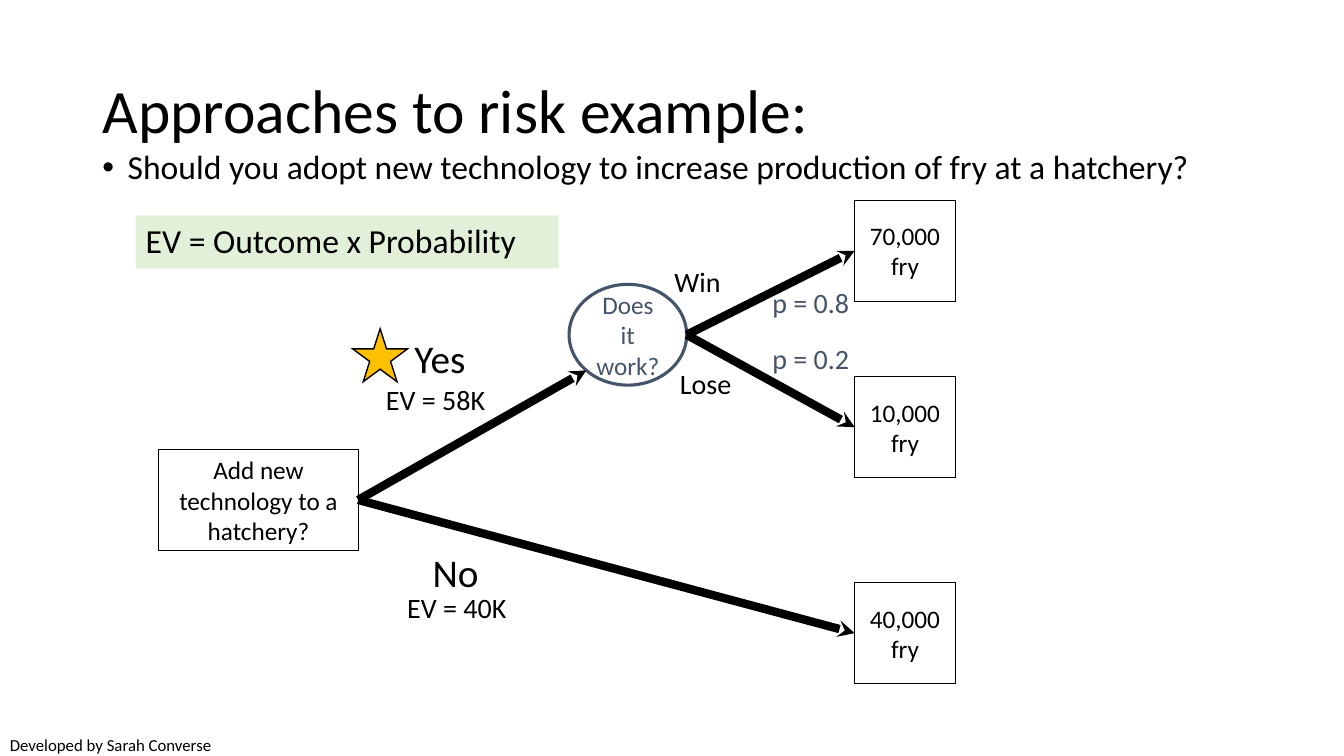
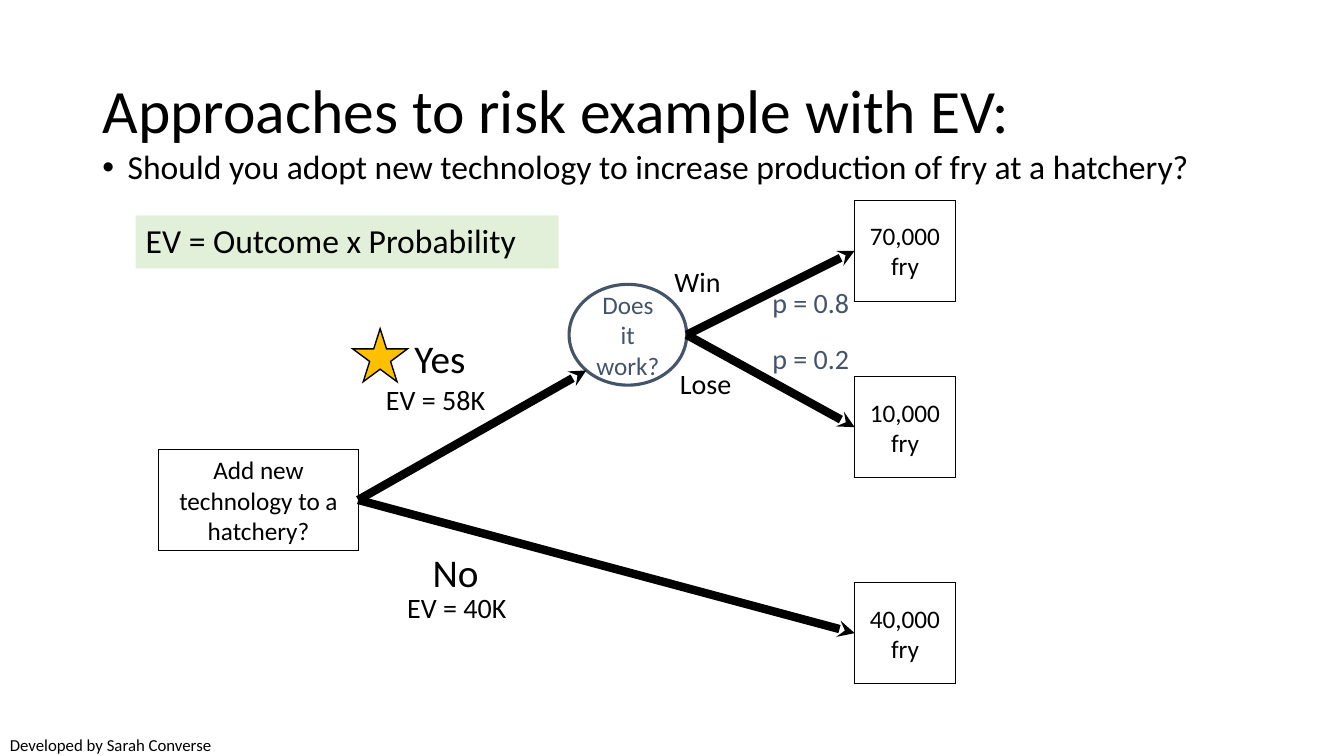
Before and after one commit to briellekthompson/NATR_8001_DecisionAnalysis_Fall25_Mizzou, a slide deck: slide 16 of material/Week7-UncertaintyPart2-Risk/Week7_SDM_Mizzou.pptx (slide 17 before the commit). Drawn at 1344x756 pixels with LibreOffice and Linux fonts; fonts in the diff are those of the drawing; background and template pictures are left out. Boxes give left, top, right and bottom in pixels: in the first picture for what was removed or moved away, otherwise in the second. Text is boxed around its words. In the diff, an @@ line names an element or a change of style, - is before the commit and + after.

```diff
--- a/material/Week7-UncertaintyPart2-Risk/Week7_SDM_Mizzou.pptx
+++ b/material/Week7-UncertaintyPart2-Risk/Week7_SDM_Mizzou.pptx
@@ title at (x1=102, y1=90, x2=1009, y2=143): text changed @@
-Approaches to risk example:
+Approaches to risk example with EV:
```
Also in this commit, not shown: 13 other slides changed, 9 slides added, 1 slide removed, 1 other file.
